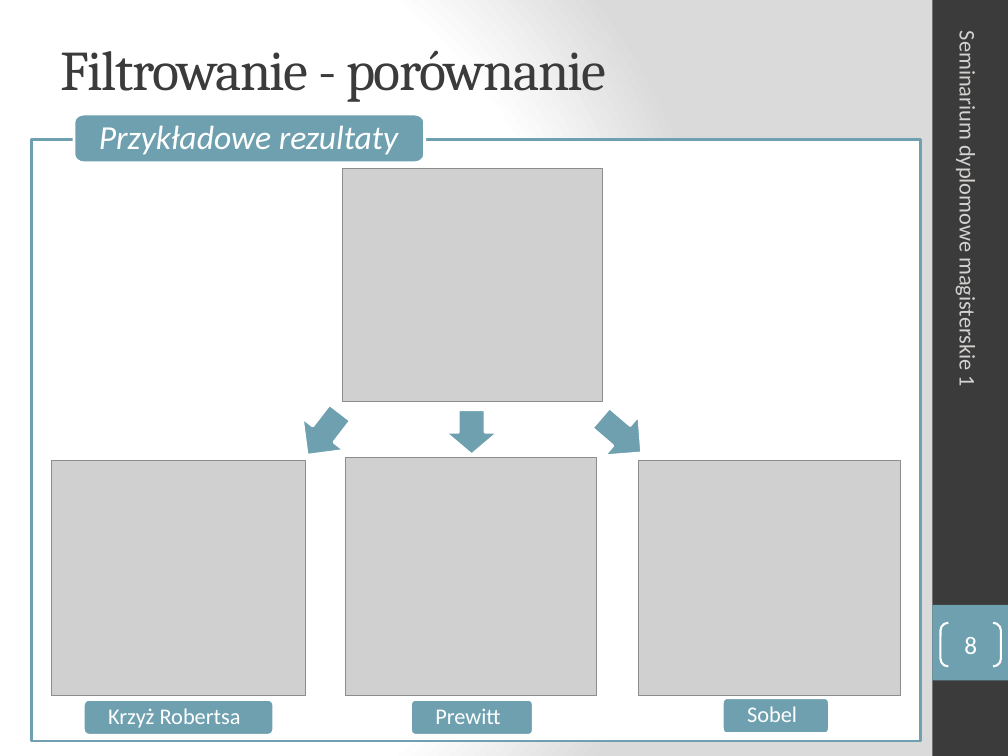
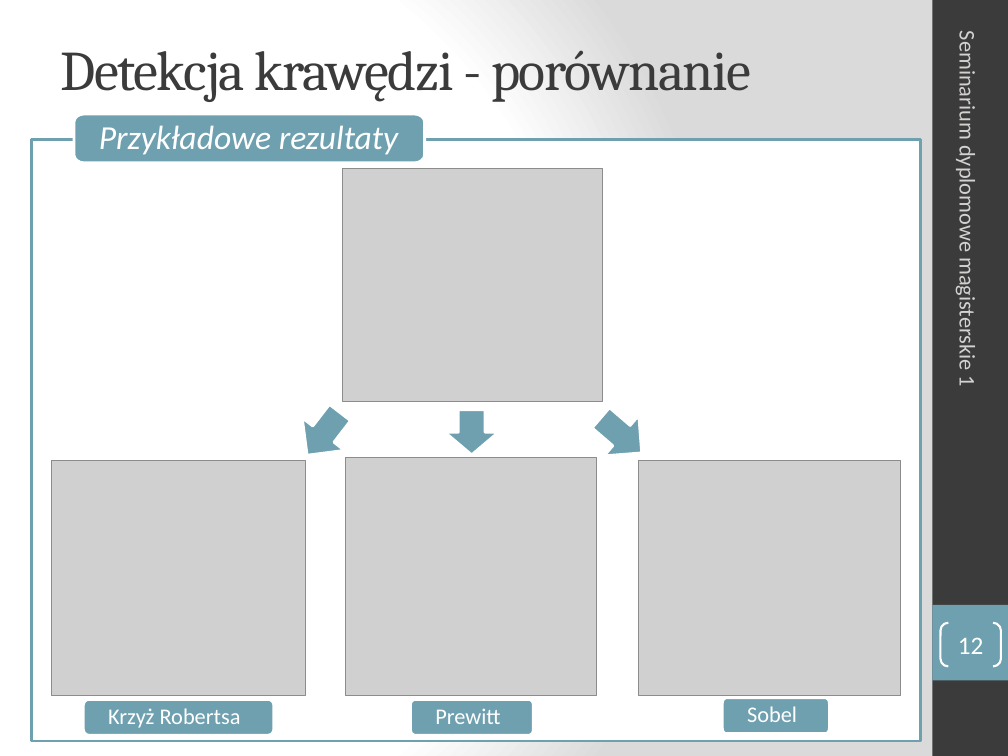
Before and after one commit to turekj/msc, a slide deck: slide 12 of Placeholder/seminar1/prezentacja/sdm1_Aniserowicz_Michal.pptx (slide 8 before the commit). Drawn at 1008x756 pixels with LibreOffice and Linux fonts; fonts in the diff are those of the drawing; grey boxes stand for pictures. Boxes give left, top, right and bottom in pixels: in the first picture for what was removed or moved away, otherwise in the second. Text is boxed around its words. In the diff, an @@ line names an element or a change of style, - is before the commit and + after.

```diff
--- a/Placeholder/seminar1/prezentacja/sdm1_Aniserowicz_Michal.pptx
+++ b/Placeholder/seminar1/prezentacja/sdm1_Aniserowicz_Michal.pptx
@@ title at (x1=60, y1=51, x2=751, y2=102): text changed @@
-Filtrowanie - porównanie
+Detekcja krawędzi - porównanie
@@ page number at (x1=958, y1=637, x2=984, y2=654): text changed @@
-8
+12
```
Also in this commit, not shown: 8 other slides changed, 5 slides added, 1 slide removed, 4 other files.
